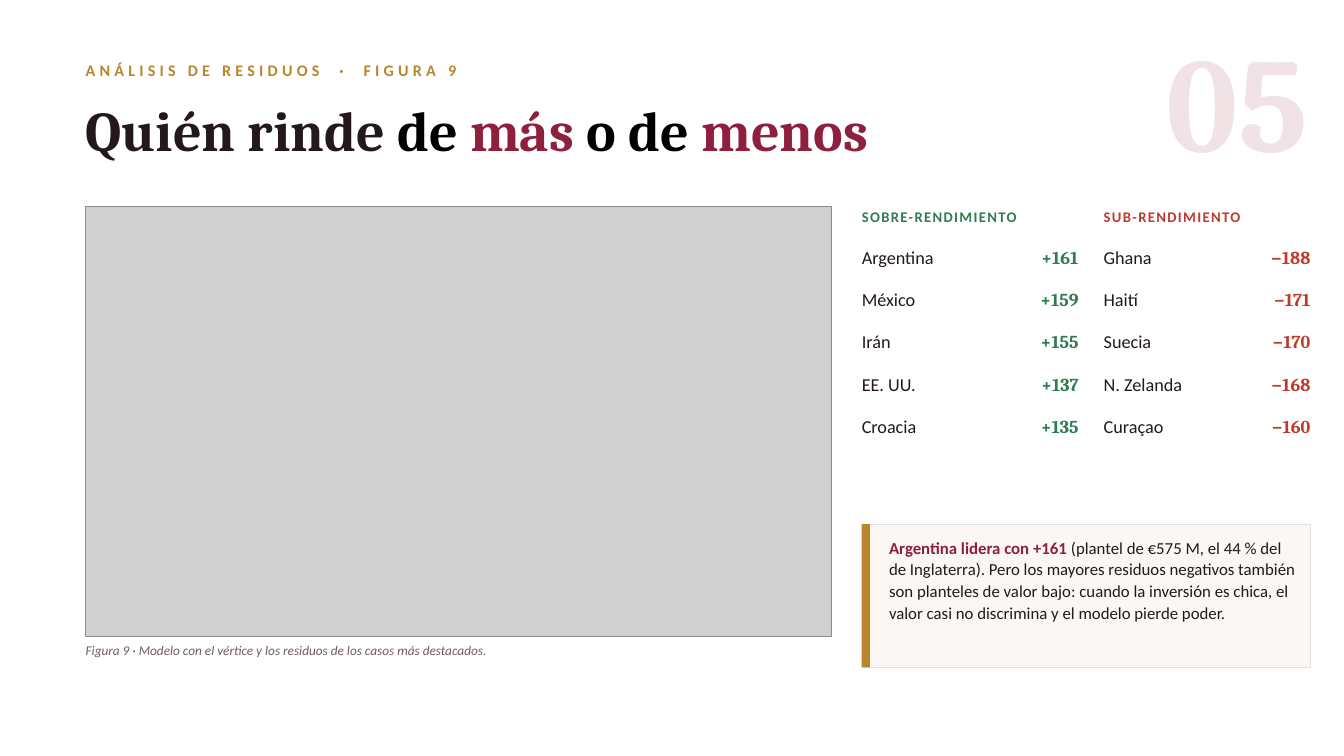
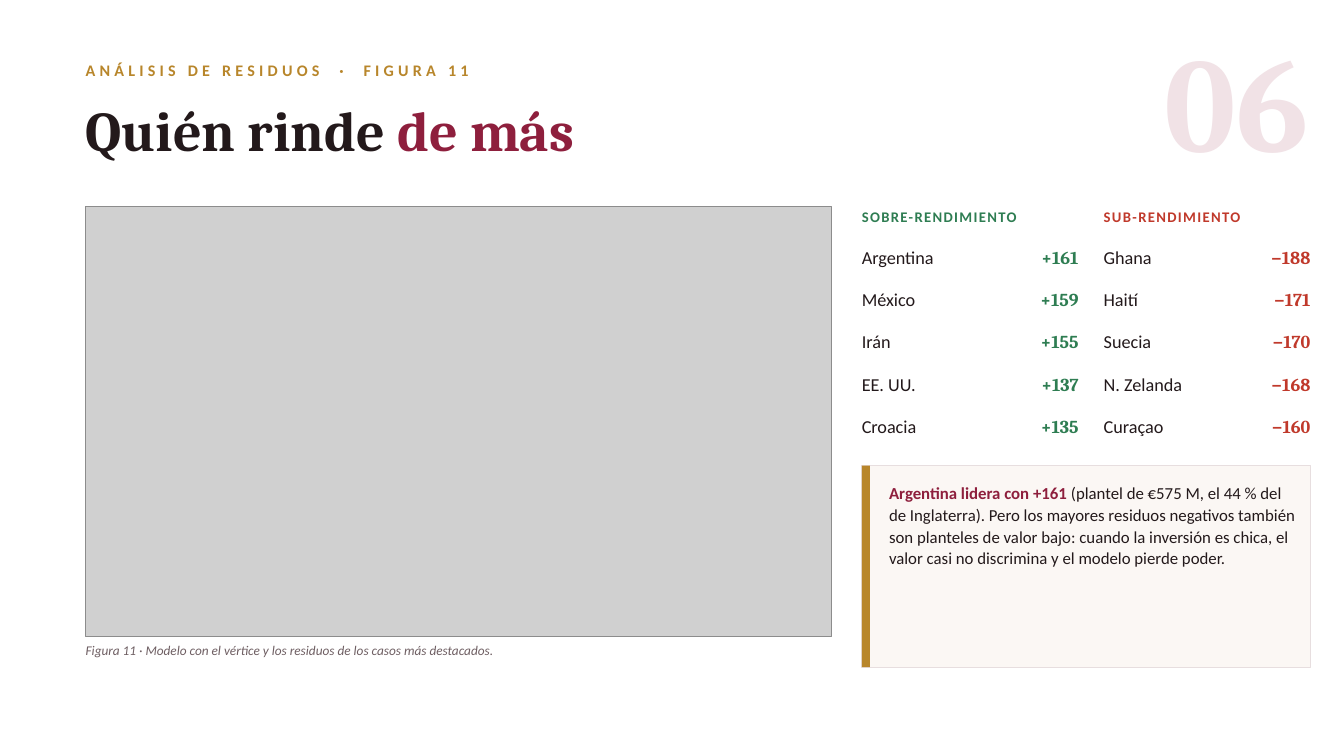
Before and after one commit to gleo1973/tp-laboratorio-mcag-1c2026, a slide deck: slide 8 of presentacion/2026_Presentacion_TPGrupal_El_precio_del_juego.pptx (slide 7 before the commit). Drawn at 1344x756 pixels with LibreOffice and Linux fonts; fonts in the diff are those of the drawing; grey boxes stand for pictures. Boxes give left, top, right and bottom in pixels: in the first picture for what was removed or moved away, otherwise in the second. Text is boxed around its words. In the diff, an @@ line names an element or a change of style, - is before the commit and + after.

```diff
--- a/presentacion/2026_Presentacion_TPGrupal_El_precio_del_juego.pptx
+++ b/presentacion/2026_Presentacion_TPGrupal_El_precio_del_juego.pptx
@@ text at (86, 64, 469, 76): text changed @@
-ANÁLISIS DE RESIDUOS · FIGURA 9
+ANÁLISIS DE RESIDUOS · FIGURA 11
@@ text at (86, 111, 574, 161): text changed @@
-Quién rinde de más o de menos
+Quién rinde de más
@@ rectangle: place and size @@
-rectangle at (862, 524, 1311, 667)
+rectangle at (862, 466, 1311, 667)
@@ rectangle: place and size @@
-rectangle at (862, 524, 870, 667)
+rectangle at (862, 466, 870, 667)
@@ text "Argentina lidera con +161 (plantel ...": place and size @@
-text "Argentina lidera con +161 (plantel ..." at (889, 542, 1295, 622)
+text "Argentina lidera con +161 (plantel ..." at (889, 487, 1295, 567)
@@ text at (86, 646, 494, 657): text changed @@
-Figura 9 · Modelo con el vértice y los residuos de los casos más destacados.
+Figura 11 · Modelo con el vértice y los residuos de los casos más destacados.
```
Also in this commit, not shown: 8 other slides changed, 1 slide added, 6 other files.
